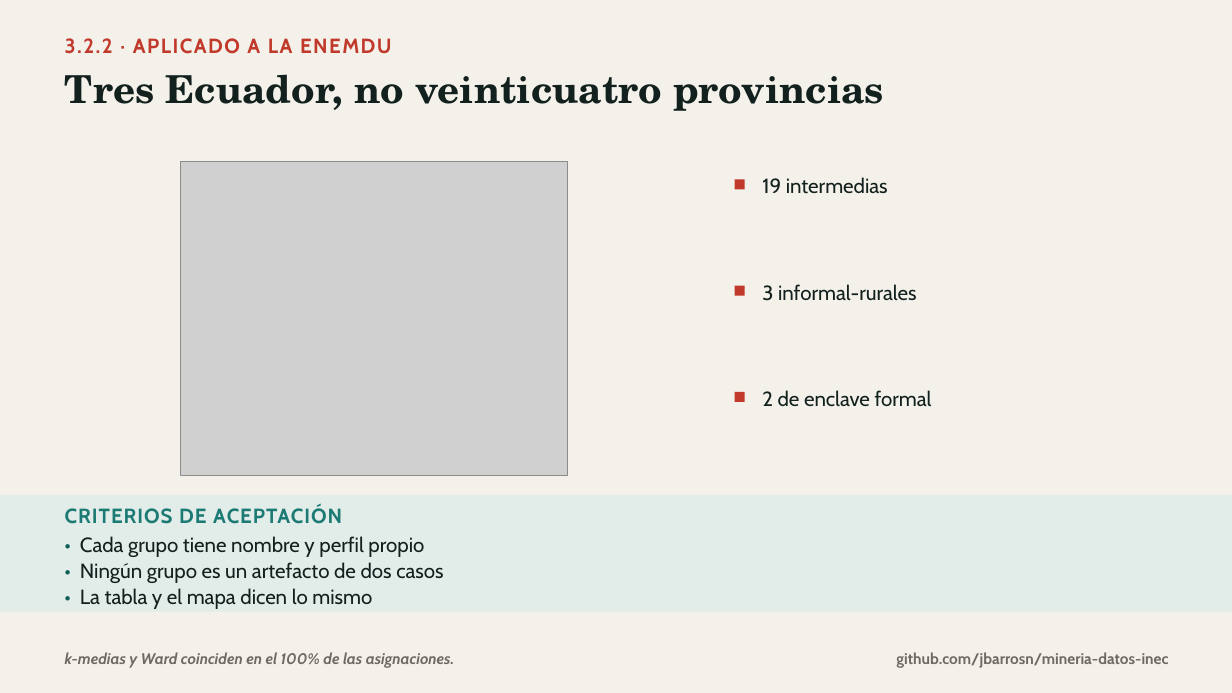
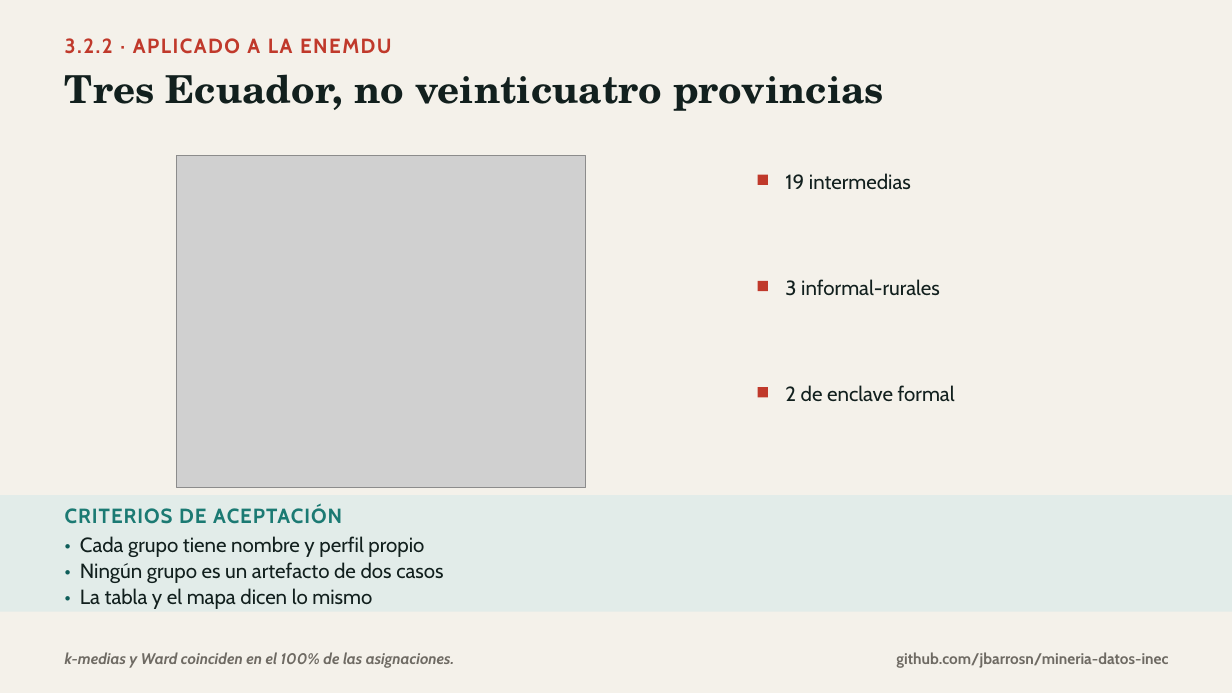
Before and after one commit to jbarrosn/mineria-datos-inec, a slide deck: slide 11 of docs/diapositivas/02_multivariante.pptx. Drawn at 1232x693 pixels with LibreOffice and Linux fonts; fonts in the diff are those of the drawing; grey boxes stand for pictures. Boxes give left, top, right and bottom in pixels: in the first picture for what was removed or moved away, otherwise in the second. Text is boxed around its words. In the diff, an @@ line names an element or a change of style, - is before the commit and + after.

```diff
--- a/docs/diapositivas/02_multivariante.pptx
+++ b/docs/diapositivas/02_multivariante.pptx
@@ picture: place and size @@
-picture at (181, 162, 567, 476)
+picture at (177, 155, 586, 488)
@@ 3 rectangles: place and size @@
-3 rectangles at (735, 179, 745, 402)
+3 rectangles at (758, 175, 768, 397)
@@ text "19 intermedias": place and size @@
-text "19 intermedias" at (762, 177, 888, 194)
+text "19 intermedias" at (785, 173, 911, 190)
@@ text "3 informal-rurales": place and size @@
-text "3 informal-rurales" at (762, 284, 917, 301)
+text "3 informal-rurales" at (785, 279, 940, 296)
@@ text "2 de enclave formal": place and size @@
-text "2 de enclave formal" at (762, 390, 932, 407)
+text "2 de enclave formal" at (785, 385, 955, 401)
```
Also in this commit, not shown: 2 other slides changed, 14 other files.
